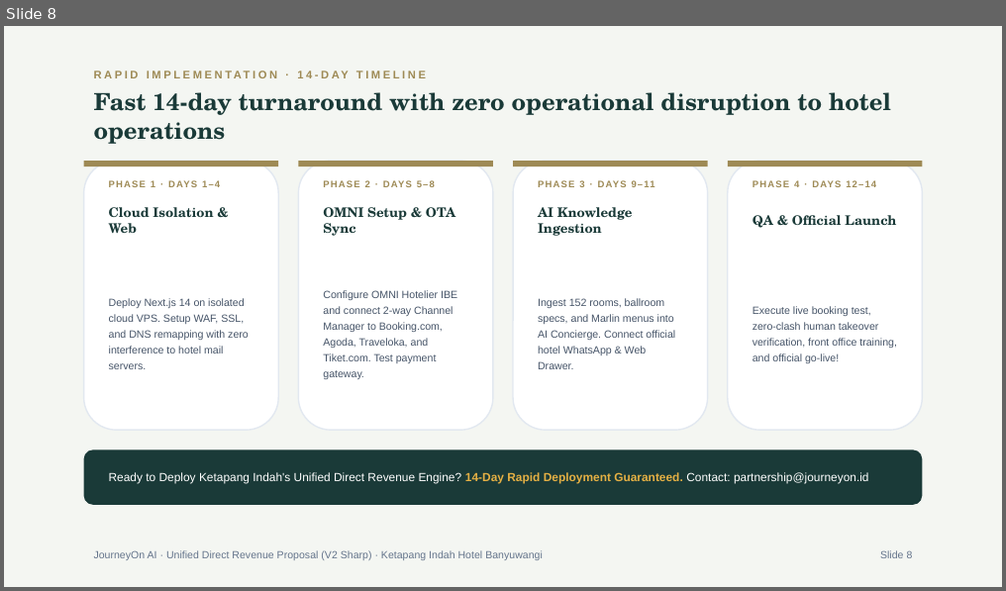
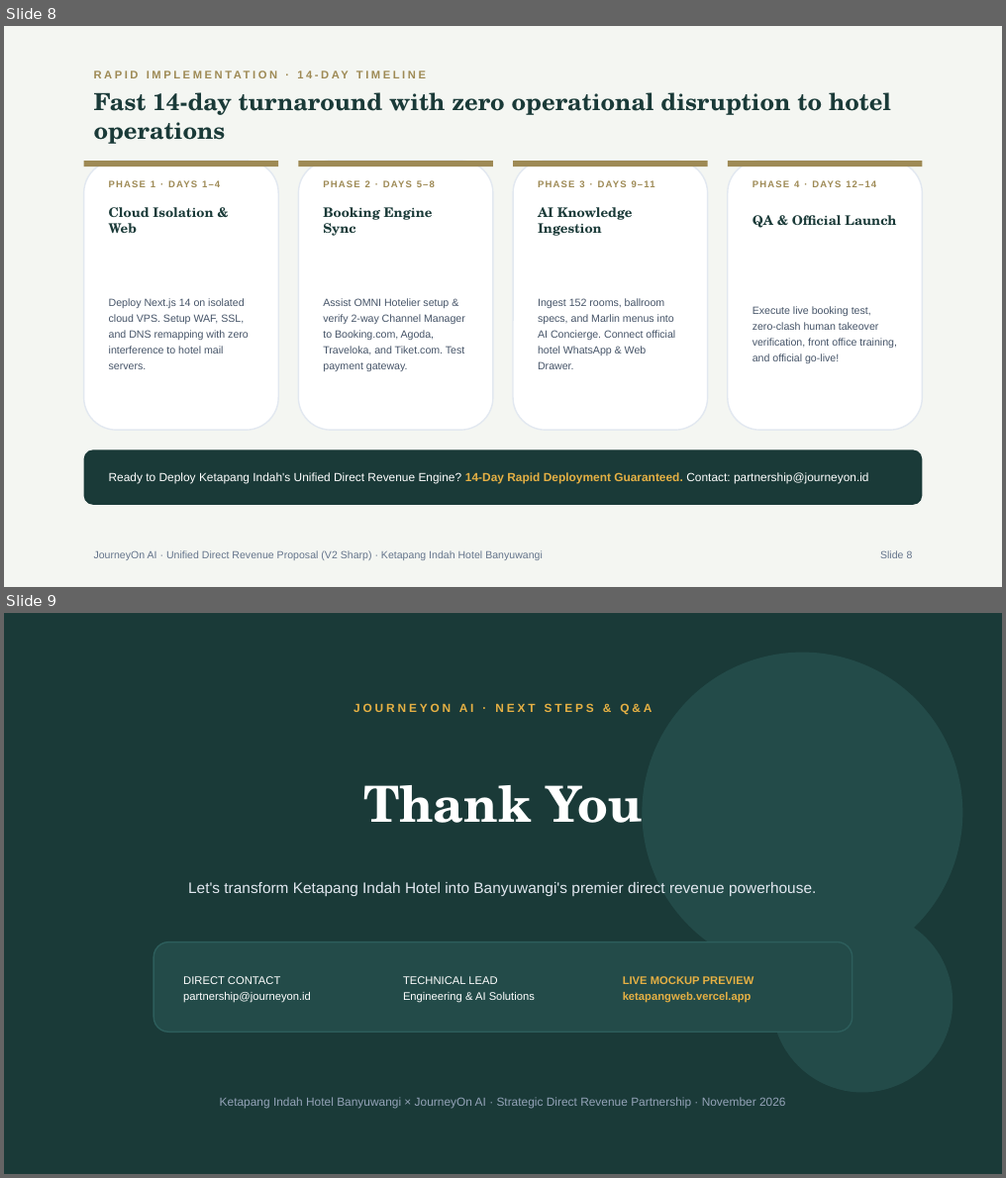
Before and after one commit to arbuuuud/ketapangweb, a slide deck: PITCH_DECK_KETAPANG_INDAH_V2.pptx. Shown one above the other, each under a label of ours: slide 8 before the commit, slides 8 and 9 after it. The pictures are 1006x591 and 1006x1178 pixels, drawn with LibreOffice and Linux fonts; fonts in the diff are those of the drawing. Boxes give left, top, right and bottom in pixels: in the first picture for what was removed or moved away, otherwise in the second. Text is boxed around its words. In the diff, an @@ line names an element or a change of style, - is before the commit and + after.

Commit message:
feat: update pitch deck v2 with AI setup fee 2.5M, subscription discount, and OMNI appendix slide

```diff
--- a/PITCH_DECK_KETAPANG_INDAH_V2.pptx
+++ b/PITCH_DECK_KETAPANG_INDAH_V2.pptx
@@ slide 9 added at (4, 613, 1002, 1174), background #1A3A38 @@
@@ ellipse added at (643, 653, 962, 972), fill #234B49, outline #234B49 1 pt @@
@@ text added at (353, 703, 651, 715), 8.5 pt, text #E5B044, bold @@
+JOURNEYON AI · NEXT STEPS & Q&A
@@ text added at (363, 785, 642, 823), 36 pt, text #FFFFFF, bold @@
+Thank You
@@ text added at (188, 882, 816, 896), 11 pt, text #E2E8F0 @@
+Let's transform Ketapang Indah Hotel into Banyuwangi's premier direct revenue powerhouse.
@@ ellipse added at (772, 912, 952, 1092), fill #234B49, outline #234B49 1 pt @@
@@ rounded rectangle added at (153, 943, 852, 1032), fill #234B49, outline #2D5E5C 1 pt @@
@@ text added at (183, 976, 311, 1003), 8 pt, text #FFFFFF @@
+DIRECT CONTACT
+partnership@journeyon.id
@@ text added at (403, 976, 535, 1003), 8 pt, text #FFFFFF @@
+TECHNICAL LEAD
+Engineering & AI Solutions
@@ text added at (623, 976, 754, 1003), 8 pt, text #E5B044, bold @@
+LIVE MOCKUP PREVIEW
+ketapangweb.vercel.app
@@ text added at (220, 1097, 785, 1109), 8.5 pt, text #94A3B8 @@
+Ketapang Indah Hotel Banyuwangi × JourneyOn AI · Strategic Direct Revenue Partnership · November 2026
@@ slide 8 changed as well @@
@@ text at (323, 207, 433, 236): text changed @@
-OMNI Setup & OTA Sync
+Booking Engine Sync
@@ text at (323, 298, 465, 372): text changed @@
-Configure OMNI Hotelier IBE and connect 2-way Channel Manager to Booking.com, Agoda, Traveloka, and Tiket.com. Test payment gateway.
+Assist OMNI Hotelier setup & verify 2-way Channel Manager to Booking.com, Agoda, Traveloka, and Tiket.com. Test payment gateway.
```
Also in this commit, not shown: 7 other slides changed, 1 other slide added, 4 other files.
